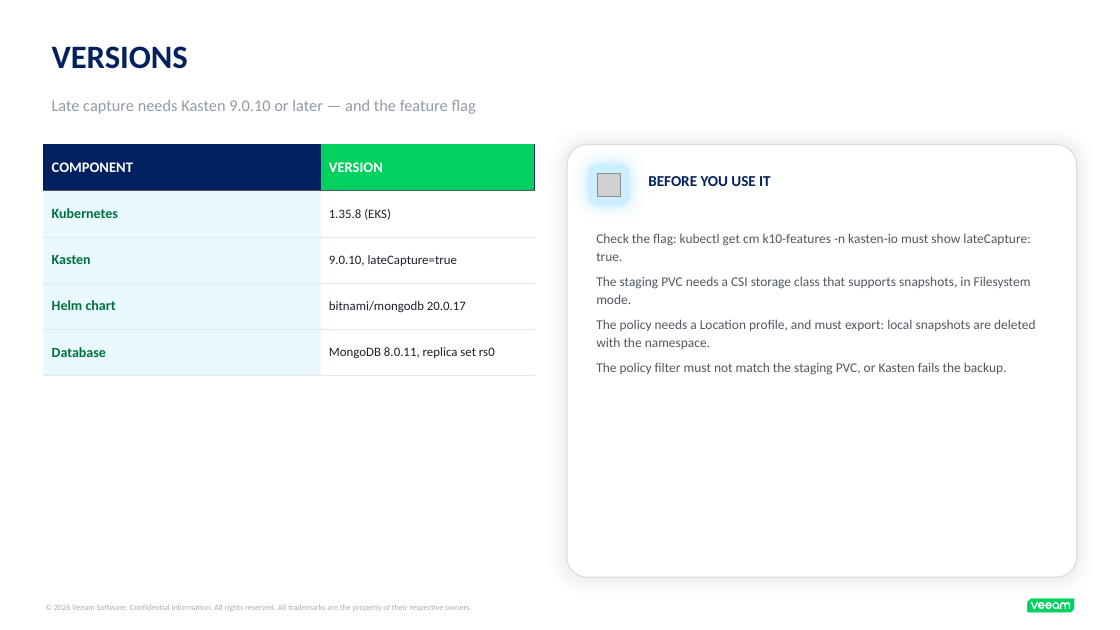
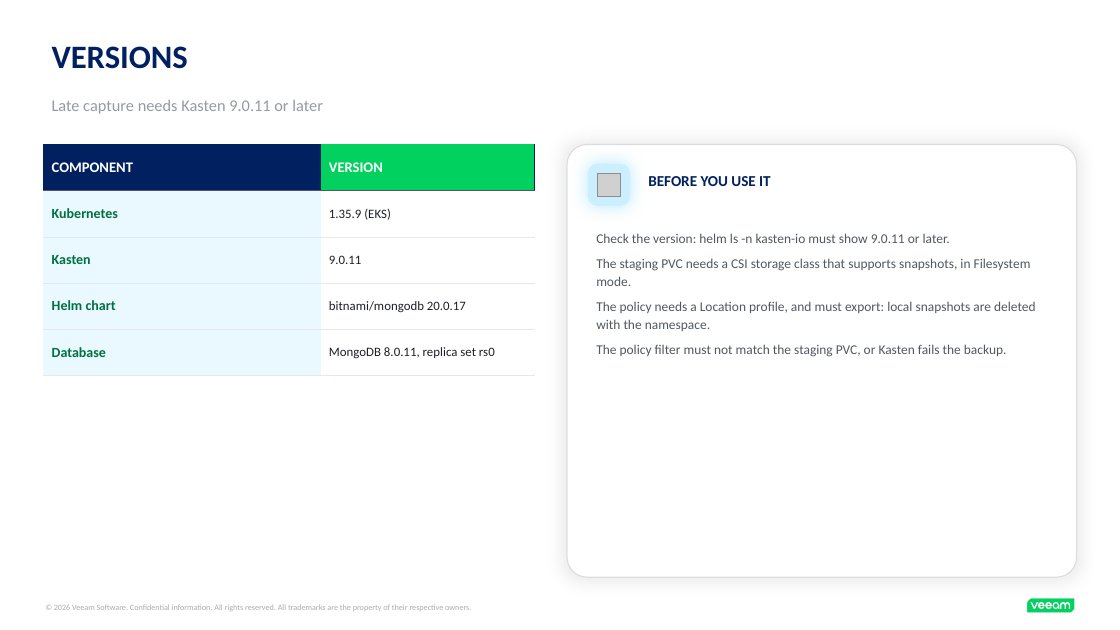
Before and after one commit to kastenhq/blueprint-ai, a slide deck: slide 10 of mongodb-logical-late-capture-example/mongodb-logical-late-capture.pptx. Drawn at 1120x630 pixels with LibreOffice and Linux fonts; fonts in the diff are those of the drawing; grey boxes stand for pictures. Boxes give left, top, right and bottom in pixels: in the first picture for what was removed or moved away, otherwise in the second. Text is boxed around its words. In the diff, an @@ line names an element or a change of style, - is before the commit and + after.

```diff
--- a/mongodb-logical-late-capture-example/mongodb-logical-late-capture.pptx
+++ b/mongodb-logical-late-capture-example/mongodb-logical-late-capture.pptx
@@ text at (x1=52, y1=100, x2=323, y2=114): text changed @@
-Late capture needs Kasten 9.0.10 or later — and the feature flag
+Late capture needs Kasten 9.0.11 or later
@@ table at (x1=44, y1=145, x2=535, y2=376) @@
-row 2, column 2: 1.35.8 (EKS)
+row 2, column 2: 1.35.9 (EKS)
-row 3, column 2: 9.0.10, lateCapture=true
+row 3, column 2: 9.0.11
@@ text at (x1=596, y1=233, x2=950, y2=243): text changed @@
-Check the flag: kubectl get cm k10-features -n kasten-io must show lateCapture: true.
+Check the version: helm ls -n kasten-io must show 9.0.11 or later.
```
Also in this commit, not shown: 2 other slides changed, 19 other files.
